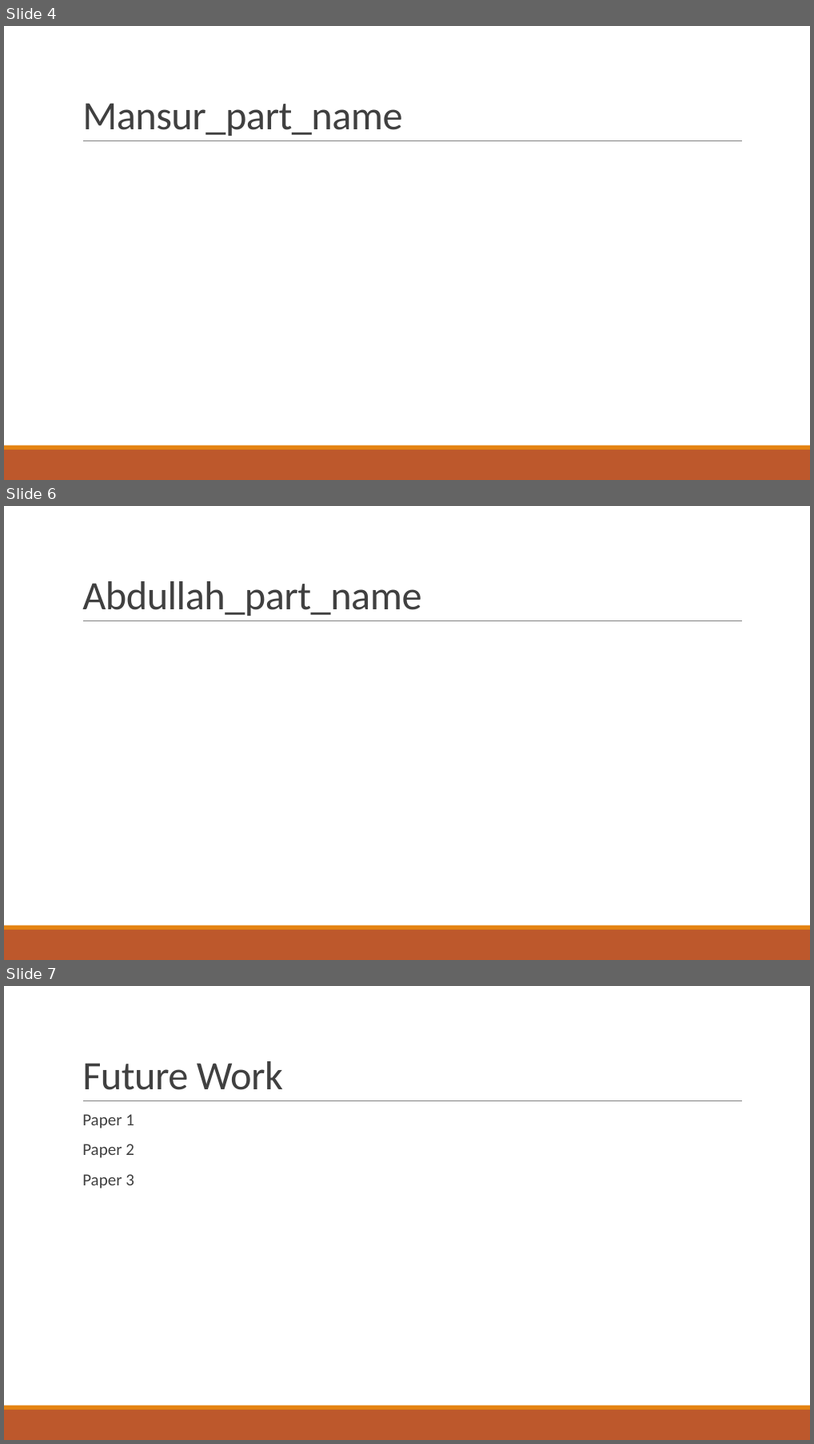
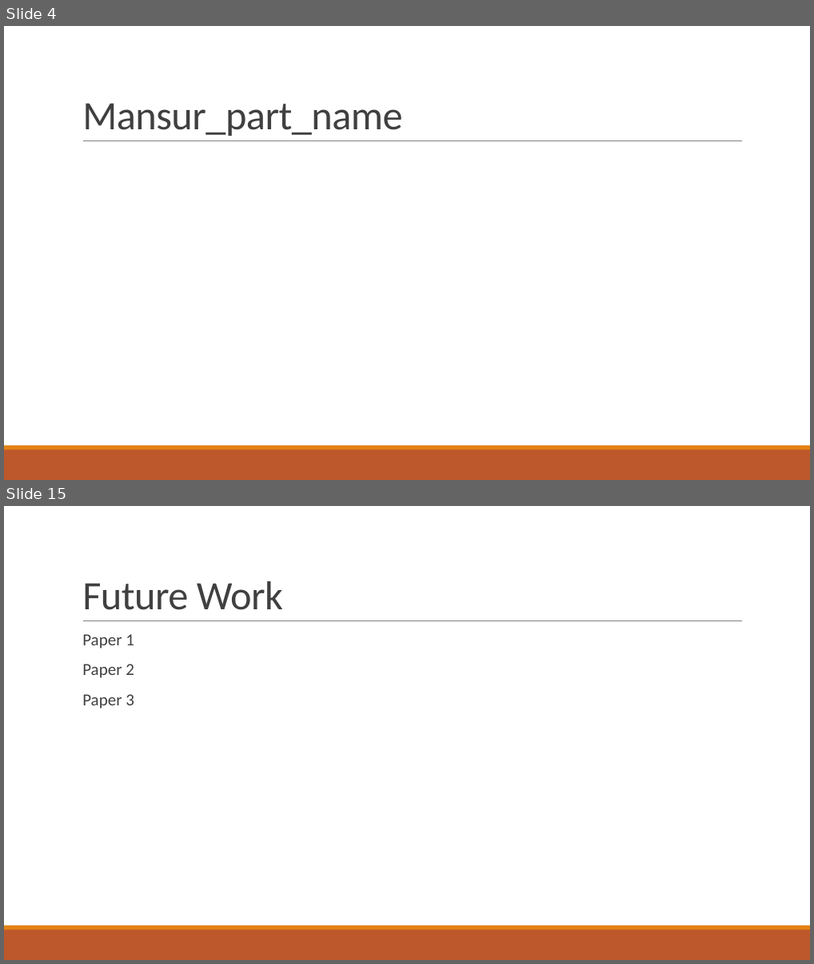
Before and after one commit to abdullahyldz/Cmpe493TermProject, a slide deck: Slides/Abdullah Yıldız.pptx. Shown one above the other, each under a label of ours: slides 4, 6 and 7 before the commit, slides 4 and 15 after it; the slides between them are not shown. The pictures are 814x1444 and 814x964 pixels, drawn with LibreOffice and Linux fonts; fonts in the diff are those of the drawing. Boxes give left, top, right and bottom in pixels: in the first picture for what was removed or moved away, otherwise in the second. Text is boxed around its words. In the diff, an @@ line names an element or a change of style, - is before the commit and + after.

Commit message:
Abdullah slide is updated.

```diff
--- a/Slides/Abdullah Yıldız.pptx
+++ b/Slides/Abdullah Yıldız.pptx
@@ slide 6 removed at (x1=4, y1=506, x2=810, y2=960), background #FFFFFF; not listed: 3 template elements that a slide beside it also shows @@
@@ title removed at (x1=82, y1=581, x2=422, y2=616) @@
-Abdullah_part_name
@@ what was slide 7 is now slide 15 @@
```
Also in this commit, not shown: 10 slides added, 1 other slide removed.
